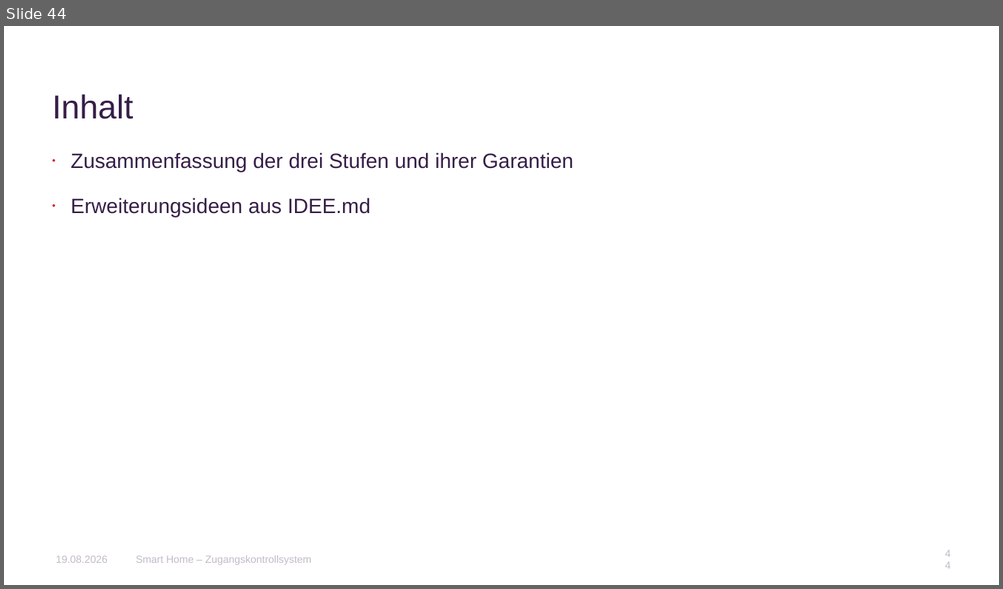
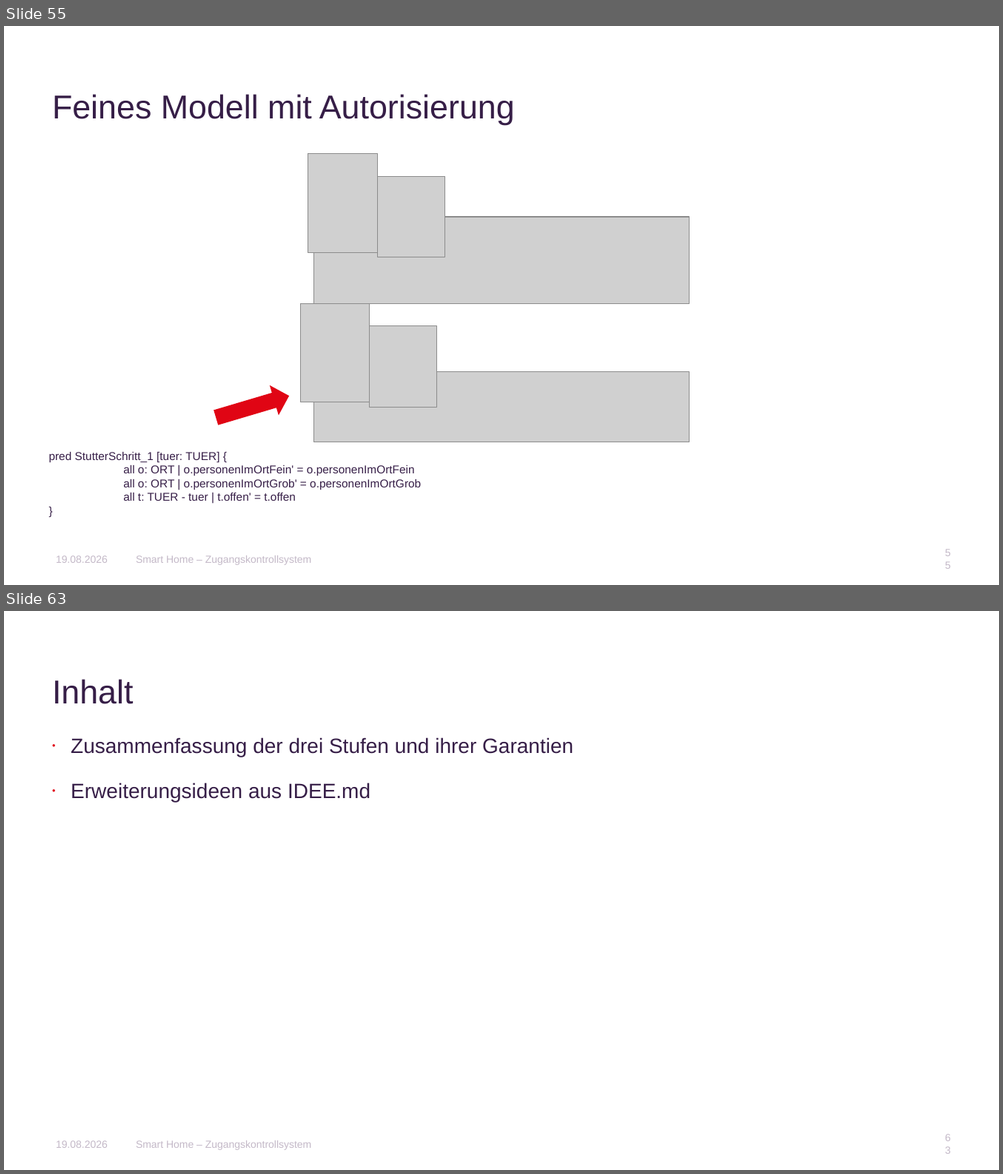
Before and after one commit to AnnaLiviaMartin/rs-smart-home, a slide deck: presentation/Smart_Home_Zugangskontrollsystem.pptx. Shown one above the other, each under a label of ours: slide 44 before the commit, slides 55 and 63 after it; the slides between them are not shown. The pictures are 1003x589 and 1003x1174 pixels, drawn with LibreOffice and Linux fonts; fonts in the diff are those of the drawing; grey boxes stand for pictures; background and template pictures are left out. Boxes give left, top, right and bottom in pixels: in the first picture for what was removed or moved away, otherwise in the second. Text is boxed around its words. In the diff, an @@ line names an element or a change of style, - is before the commit and + after.

```diff
--- a/presentation/Smart_Home_Zugangskontrollsystem.pptx
+++ b/presentation/Smart_Home_Zugangskontrollsystem.pptx
@@ slide 55 added at box(4, 26, 999, 585), background #FFFFFF @@
@@ title added at box(52, 94, 515, 124), 32 pt, text #361E47 @@
+Feines Modell mit Autorisierung
@@ picture added at box(308, 153, 378, 252) @@
@@ picture added at box(377, 176, 444, 258) @@
@@ picture added at box(313, 217, 689, 304) @@
@@ picture added at box(300, 304, 370, 402) @@
@@ picture added at box(369, 326, 436, 407) @@
@@ picture added at box(313, 372, 689, 443) @@
@@ right arrow added at box(211, 381, 293, 433), fill #E00514 @@
@@ text added at box(49, 452, 421, 501), 11 pt, text #361E47 @@
+pred StutterSchritt_1 [tuer: TUER] {
+all o: ORT | o.personenImOrtFein' = o.personenImOrtFein
+all o: ORT | o.personenImOrtGrob' = o.personenImOrtGrob
+all t: TUER - tuer | t.offen' = t.offen
+}
@@ text added at box(56, 556, 108, 563), 10 pt, text #C4B9C8 @@
+19.08.2026
@@ text added at box(136, 556, 312, 565), 10 pt, text #C4B9C8 @@
+Smart Home – Zugangskontrollsystem
@@ page number added at box(940, 550, 955, 570), 10 pt, text #C4B9C8 @@
+55
@@ what was slide 44 is now slide 63 @@
@@ page number at box(940, 1135, 955, 1155): text changed @@
-44
+63
```
Also in this commit, not shown: 25 slides changed, 19 other slides added, 1 slide removed.
